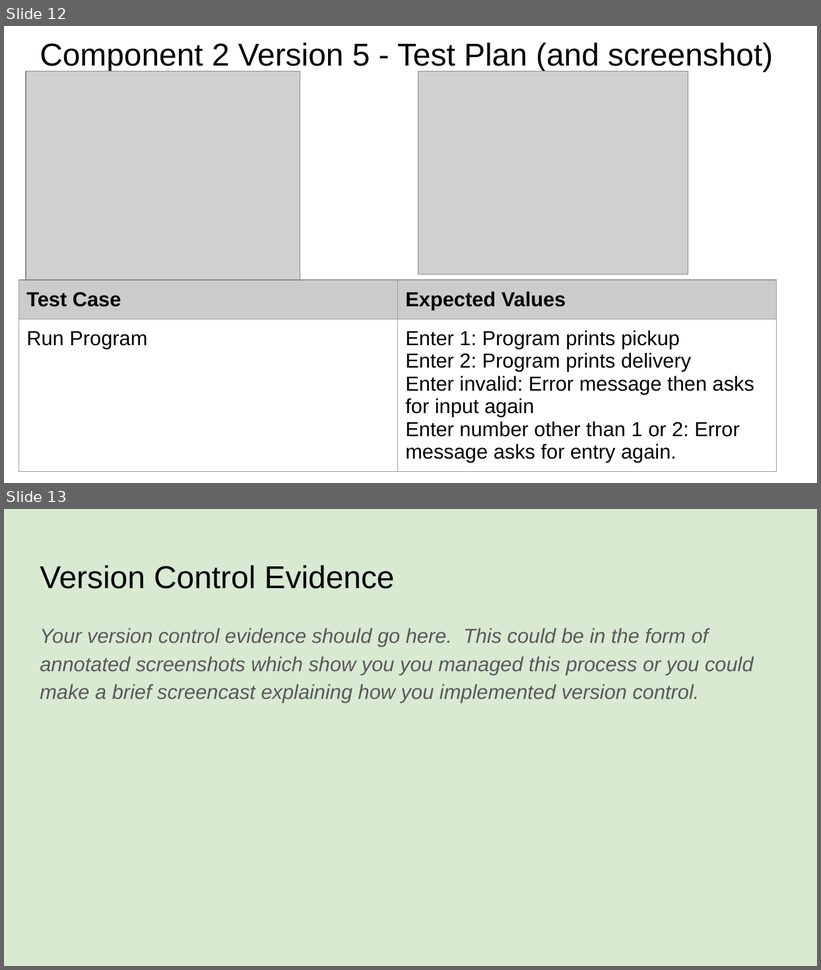
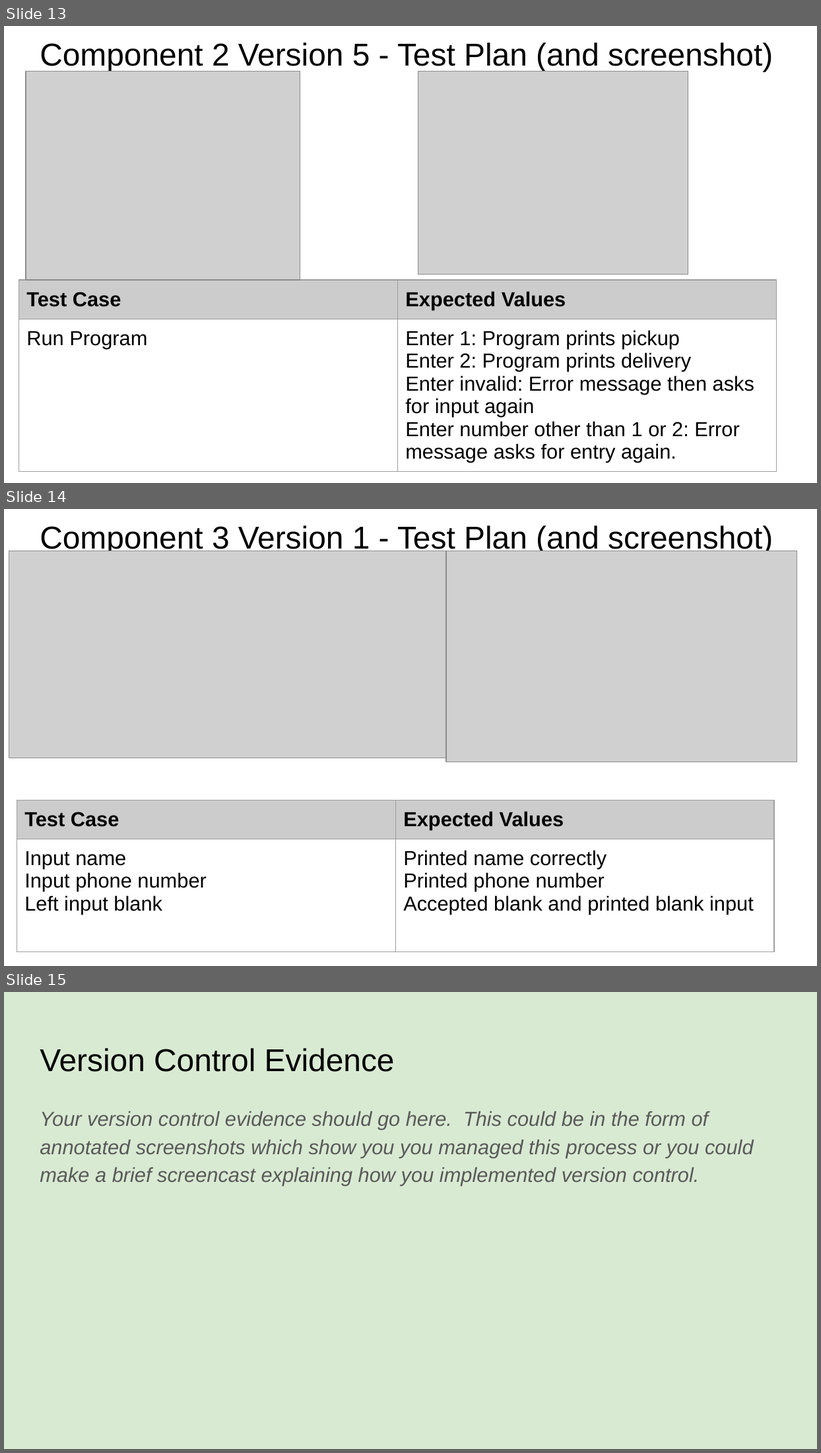
Before and after one commit to boatttt/Pizza_Bot, a slide deck: 022_91893+_+91897+Documentation.pptx. Shown one above the other, each under a label of ours: slides 12 and 13 before the commit, slides 13, 14 and 15 after it. The pictures are 821x970 and 821x1453 pixels, drawn with LibreOffice and Linux fonts; fonts in the diff are those of the drawing; grey boxes stand for pictures. Boxes give left, top, right and bottom in pixels: in the first picture for what was removed or moved away, otherwise in the second. Text is boxed around its words. In the diff, an @@ line names an element or a change of style, - is before the commit and + after.

Commit message:
Created version 1 of pickup function
basic instructions and input for name and phone number

```diff
--- a/022_91893+_+91897+Documentation.pptx
+++ b/022_91893+_+91897+Documentation.pptx
@@ slide 14 added at [4,509,817,966], background #FFFFFF @@
@@ title added at [40,525,773,555], 28 pt, text #000000 @@
+Component 3 Version 1 - Test Plan (and screenshot)
@@ picture added at [9,551,453,758] @@
@@ picture added at [446,551,797,762] @@
@@ table added at [16,800,774,954], 2 rows, 2 columns @@
+Test Case | Expected Values
+Input name / Input phone number / Left input blank | Printed name correctly / Printed phone number / Accepted blank and printed blank input
@@ what was slide 12 is now slide 13 @@
@@ what was slide 13 is now slide 15 @@
```
Also in this commit, not shown: 1 slide changed, 1 other slide added, 1 other file.
